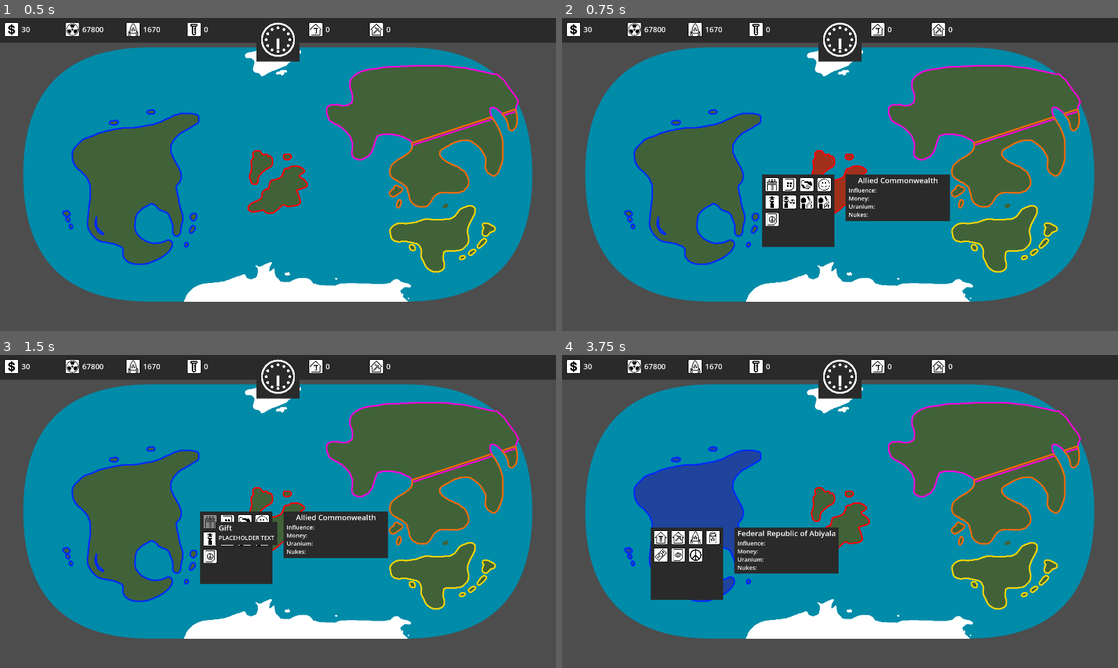
Above: before the commit, frames 1-4 (two rows, left to right).
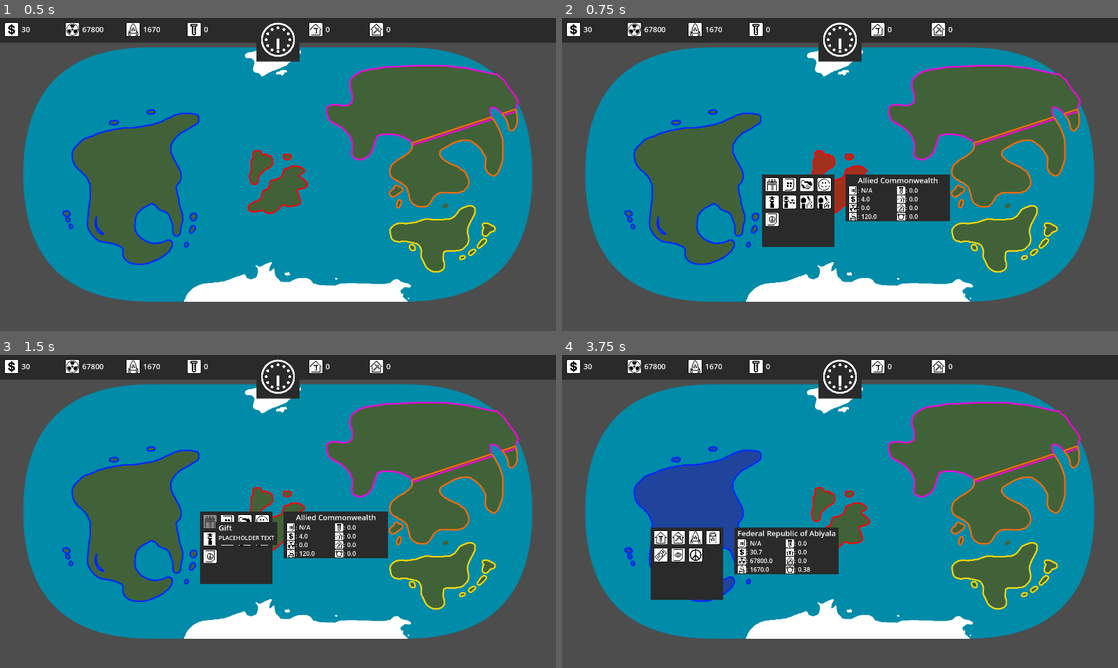
Above: after the commit, the same moments.

Repository: Stev51/gmtk-jam-2026
Game: Godot game, scene res://scenes/main.tscn
The game is run twice, just before and just after one commit, with the same random seed, the same clock (stepped at 60 frames per second) and the same inputs.
Inputs (mouse positions are in pixels of both pictures, inside the frame that each line leads up to):
- Up to frame 1 (0.5 s): no input
- Up to frame 2 (0.75 s): tap Enter at 0.5 s; hold 1 (x1_speed) from 0.53 s (still down); click (840, 174) at 0.67 s
- Up to frame 3 (1.5 s): release 1 (x1_speed) at 1.25 s; click (211, 520) at 1.27 s
- Up to frame 4 (3.75 s): click (773, 520) at 2.02 s; click (773, 520) at 2.77 s; tap Space (pause) at 3.5 s; move the mouse to (728, 527) at 3.52 s; tap 2 (x2_speed) at 3.6 s; click (728, 527) at 3.67 s

Frame 1 is identical in both runs. In frame 2, 0.5% of the frame differs, in the area x 51-64%, y 53-65%; in frame 3, 0.5%; in frame 4, 0.6%, in the area x 31-50%, y 58-71%.

Commit message:
Add all stats to hover boxes

Diff:
--- a/scenes/country_hover_box.tscn
+++ b/scenes/country_hover_box.tscn
@@ -16,7 +16,7 @@
 layout_mode = 0
 offset_left = 20.0
 offset_right = 380.0
-offset_bottom = 160.0
+offset_bottom = 162.0
 mouse_filter = 2
 color = Color(0.16470589, 0.16470589, 0.16470589, 1)
 
@@ -36,25 +36,54 @@
 layout_mode = 0
 offset_left = 30.0
 offset_top = 40.0
-offset_right = 140.0
+offset_right = 73.0
 offset_bottom = 160.0
 mouse_filter = 2
 theme_override_font_sizes/normal_font_size = 20
-text = "Influence:
-Money:
-Uranium:
-Nukes:
+bbcode_enabled = true
+text = "[img=30]assets/img/icons/icon_influence.png[/img]:
+[img=30]assets/img/icons/icon_money.png[/img]:
+[img=30]assets/img/icons/icon_uranium.png[/img]:
+[img=30]assets/img/icons/icon_nukes.png[/img]:
 "
 
 [node name="StatsTextBox" type="RichTextLabel" parent="." unique_id=2022236705]
 layout_mode = 0
-offset_left = 140.0
+offset_left = 73.0
 offset_top = 40.0
-offset_right = 380.0
+offset_right = 196.0
 offset_bottom = 160.0
 mouse_filter = 2
-theme_override_font_sizes/normal_font_size = 20
+theme_override_font_sizes/normal_font_size = 21
 text = "N/A
 N/A
 N/A
 N/A"
+
+[node name="LabelsTextBox2" type="RichTextLabel" parent="." unique_id=467062916]
+layout_mode = 0
+offset_left = 196.0
+offset_top = 40.0
+offset_right = 239.0
+offset_bottom = 160.0
+mouse_filter = 2
+theme_override_font_sizes/normal_font_size = 20
+bbcode_enabled = true
+text = "[img=30]assets/img/icons/icon_research.png[/img]:
+[img=30]assets/img/icons/icon_labs.png[/img]:
+[img=30]assets/img/icons/icon_mines.png[/img]:
+[img=30]assets/img/icons/icon_willingness.png[/img]:
+"
+
+[node name="StatsTextBox2" type="RichTextLabel" parent="." unique_id=1661355544]
+layout_mode = 0
+offset_left = 239.0
+offset_top = 40.0
+offset_right = 362.0
+offset_bottom = 160.0
+mouse_filter = 2
+theme_override_font_sizes/normal_font_size = 21
+text = "N/A
+N/A
+N/A
+N/A"
--- a/scripts/country_hover_box.gd
+++ b/scripts/country_hover_box.gd
@@ -1,7 +1,8 @@
 extends Control
 
 @onready var name_node = $CountryNameTextBox
-@onready var stats_node = $StatsTextBox
+@onready var stats_node1 = $StatsTextBox
+@onready var stats_node2 = $StatsTextBox2
 
 func _ready() -> void:
 
@@ -14,7 +15,6 @@
 	Globals.country_unclick.connect(unclick)
 
 	name_node.text = ""
-	stats_node.text = "N/A\nN/A\nN/A\nN/A"
 
 func _process(_delta: float) -> void:
 	if visible:
@@ -28,14 +28,19 @@
 	name_node.text = Globals.selected_country.long_name
 
 func set_stat_text() -> void:
-	var text = ""
-	'''
-	text += str(snapped(Globals.selected_country.influence, 0.01)) + "\n"
-	text += "$" + str(snapped(Globals.selected_country.money, 0.01)) + "\n"
-	text += str(snapped(Globals.selected_country.uranium, 0.01)) + "\n"
-	text += str(snapped(Globals.selected_country.nukes, 0.01))
-	'''
-	stats_node.text = text
+	stats_node1.clear()
+	stats_node2.clear()
+	stats_node1.text = ""
+	stats_node2.text = ""
+
+	stats_node1.append_text("N/A\n")
+	stats_node1.append_text(str(snapped(Globals.selected_country.money, 0.01)) + '\n')
+	stats_node1.append_text(str(snapped(Globals.selected_country.uranium, 0.01)) + '\n')
+	stats_node1.append_text(str(snapped(Globals.selected_country.nukes, 0.01)) + '\n')
+	stats_node2.append_text(str(snapped(Globals.selected_country.research_progress, 0.01)) + '\n')
+	stats_node2.append_text(str(snapped(Globals.selected_country.labs, 0.01)) + '\n')
+	stats_node2.append_text(str(snapped(Globals.selected_country.mines, 0.01)) + '\n')
+	stats_node2.append_text(str(snapped(Globals.selected_country.willingness_to_fire_nukes, 0.01)) + '\n')
 
 func click(pos: Vector2) -> void:
 	set_name_text()
